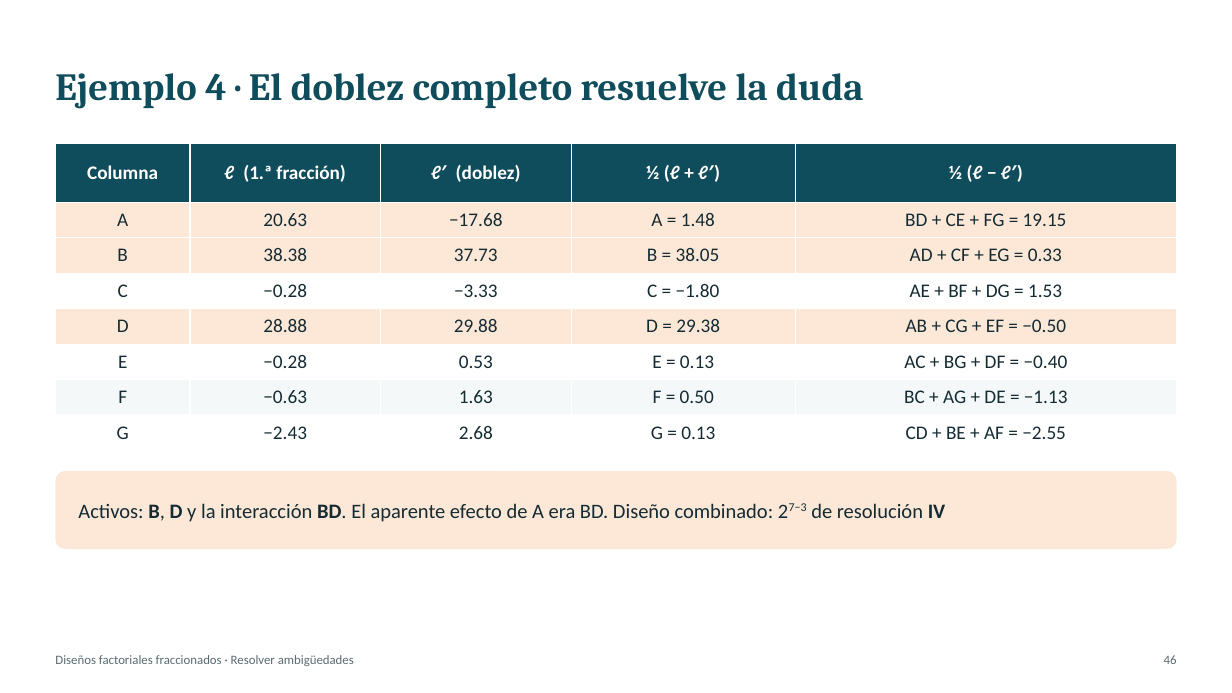
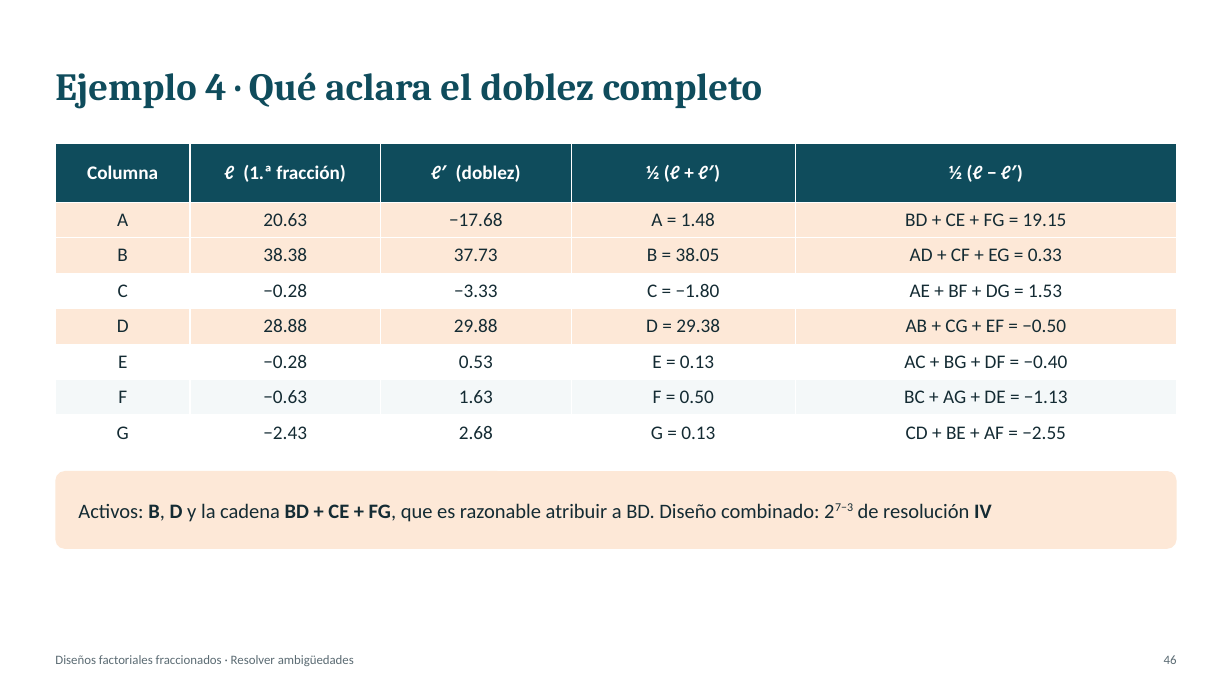
Before and after one commit to Juanes2001/diseno-de-experimentos, a slide deck: slide 46 of exposicion-tema-06/Tema6_Factoriales_Fraccionados.pptx. Drawn at 1232x693 pixels with LibreOffice and Linux fonts; fonts in the diff are those of the drawing. Boxes give left, top, right and bottom in pixels: in the first picture for what was removed or moved away, otherwise in the second. Text is boxed around its words. In the diff, an @@ line names an element or a change of style, - is before the commit and + after.

```diff
--- a/exposicion-tema-06/Tema6_Factoriales_Fraccionados.pptx
+++ b/exposicion-tema-06/Tema6_Factoriales_Fraccionados.pptx
@@ title at (x1=55, y1=72, x2=762, y2=109): text changed @@
-Ejemplo 4 · El doblez completo resuelve la duda
+Ejemplo 4 · Qué aclara el doblez completo
@@ text in rounded rectangle at (x1=78, y1=503, x2=992, y2=522): text changed @@
-Activos: B, D y la interacción BD. El aparente efecto de A era BD. Diseño combinado: 27−3 de resolución IV
+Activos: B, D y la cadena BD + CE + FG, que es razonable atribuir a BD. Diseño combinado: 27−3 de resolución IV
```
Also in this commit, not shown: 25 other slides changed, 3 other files.
